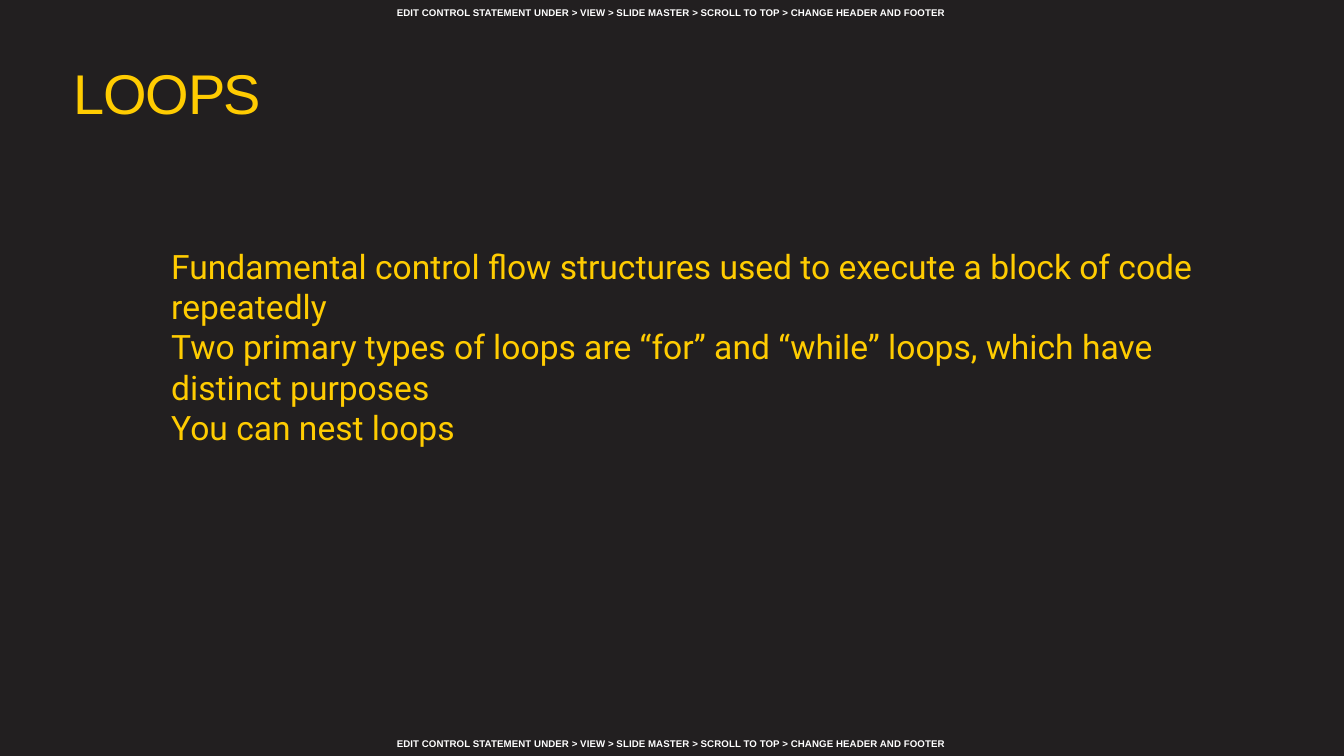
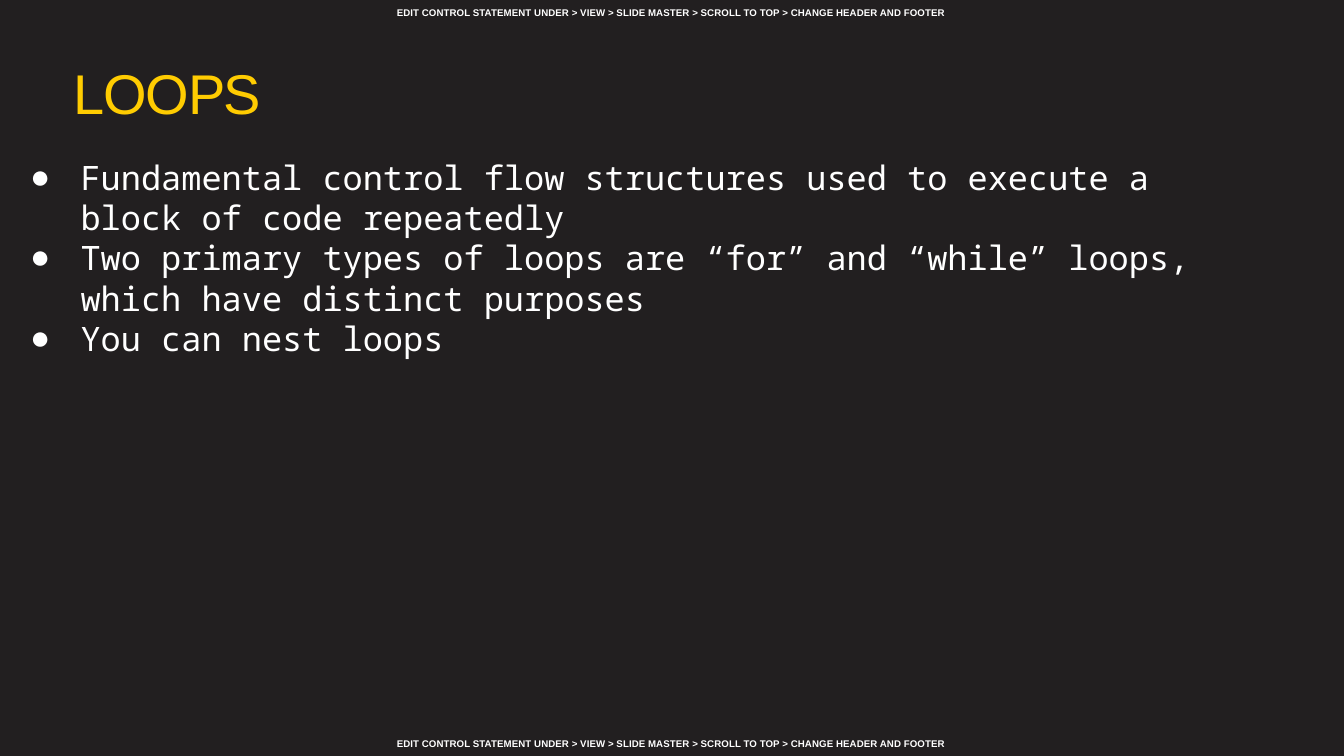
Before and after one commit to AFC-AI2C/summer-course, a slide deck: slide 10 of Python/Lesson 02 - Conditional Statements and Error Handling/Lesson 02 - Conditional Statements, Loops, and Error Handling.pptx. Drawn at 1344x756 pixels with LibreOffice and Linux fonts; fonts in the diff are those of the drawing; background and template pictures are left out. Boxes give left, top, right and bottom in pixels: in the first picture for what was removed or moved away, otherwise in the second. Text is boxed around its words. In the diff, an @@ line names an element or a change of style, - is before the commit and + after.

```diff
--- a/Python/Lesson 02 - Conditional Statements and Error Handling/Lesson 02 - Conditional Statements, Loops, and Error Handling.pptx
+++ b/Python/Lesson 02 - Conditional Statements and Error Handling/Lesson 02 - Conditional Statements, Loops, and Error Handling.pptx
@@ text "Fundamental control flow structures used ...": place and size @@
-text "Fundamental control flow structures used ..." at <box>171,253,1191,447</box>
+text "Fundamental control flow structures used ..." at <box>81,164,1189,359</box>
@@ text "Fundamental control flow structures used ..." at <box>81,164,1189,359</box>: font Roboto to Noto Sans Mono, text colour #FFCC01 to #FFFFFF; bullet colour #221F20 to #FFFFFF @@
```
Also in this commit, not shown: 10 other slides changed.
